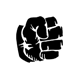
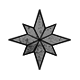
Two versions of the same layered image (80px x 80px). Layer-by-layer changes:
added layer "Marvel" in group "Blessings" over [8, 9, 71, 70]
hid "Incredible" over [16, 16, 63, 63]
